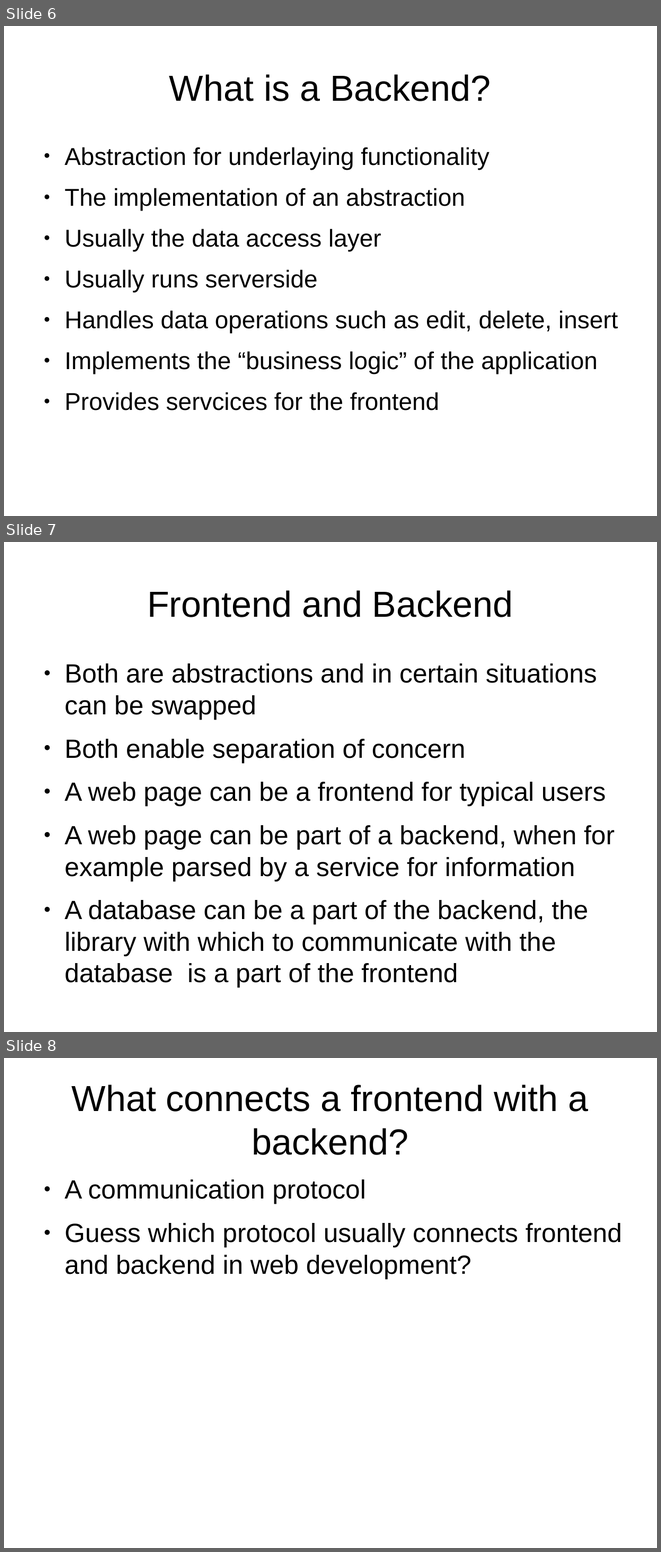
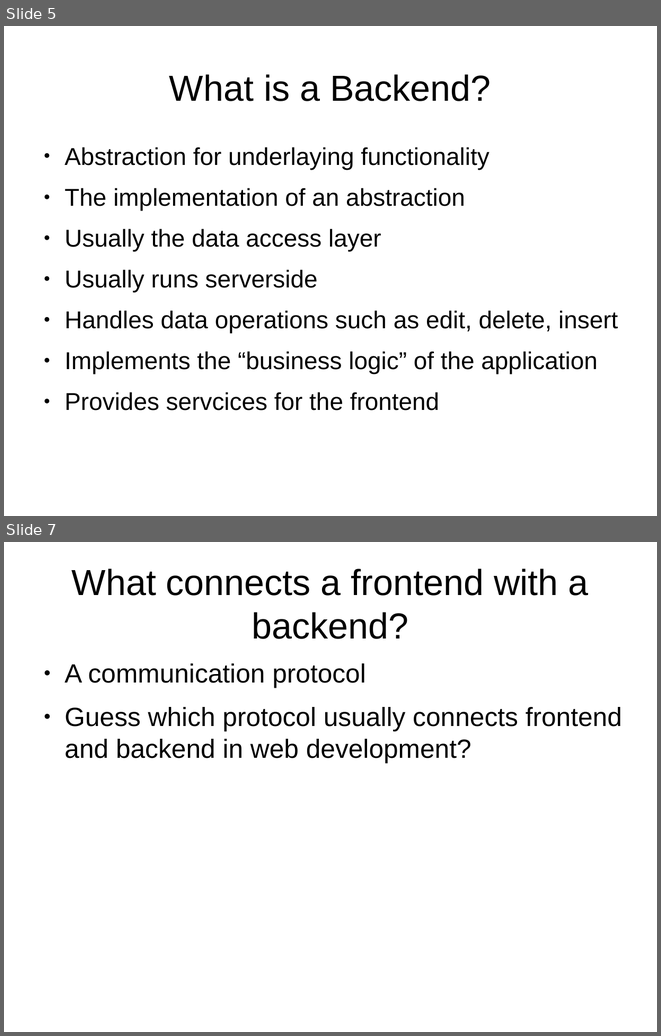
Before and after one commit to ablagoev/nbu-course-citb608, a slide deck: Lectures/Lecture04.odp. Shown one above the other, each under a label of ours: slides 6, 7 and 8 before the commit, slides 5 and 7 after it; the slides between them are not shown. The pictures are 661x1552 and 661x1036 pixels, drawn with LibreOffice and Linux fonts; fonts in the diff are those of the drawing. Boxes give left, top, right and bottom in pixels: in the first picture for what was removed or moved away, otherwise in the second. Text is boxed around its words. In the diff, an @@ line names an element or a change of style, - is before the commit and + after.

```diff
--- a/Lectures/Lecture04.odp
+++ b/Lectures/Lecture04.odp
@@ slide 7 removed at box(4, 542, 657, 1032), background #FFFFFF @@
@@ title removed at box(147, 590, 513, 617) @@
-Frontend and Backend
@@ text removed at box(64, 663, 615, 987) @@
-● Both are abstractions and in certain situations can be swapped
-● Both enable separation of concern
-● A web page can be a frontend for typical users
-● A web page can be part of a backend, when for example parsed by a service for information
-● A database can be a part of the backend, the library with which to communicate with the database is a part of the frontend
@@ what was slide 6 is now slide 5 @@
@@ what was slide 8 is now slide 7 @@
```
Also in this commit, not shown: 7 other files.
